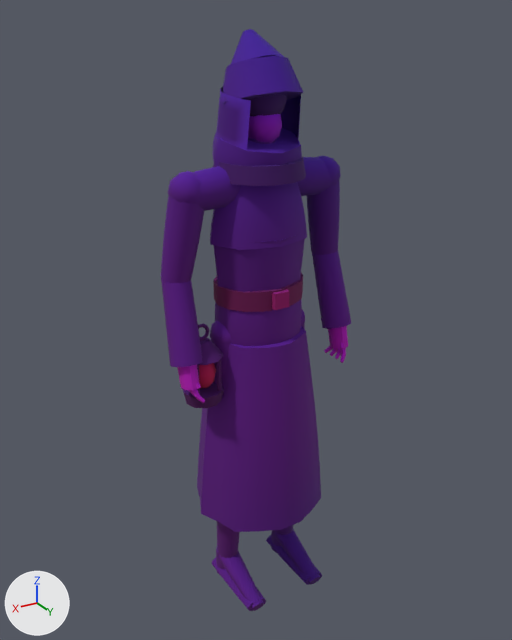
The glTF model assets/kit/skel_wretch.glb: old version first, new version second.
Rendered twice from a 50 mm lens placed at (1.052, 1.737, 1.842), pointed at (-0.005, -0.024, 0.961). Every picture has the same lights, and +X, +Y and +Z are marked at lower left. The older version comes first. Vertices at exactly the same position are counted once.

Objects in the first picture: 'wretch'.
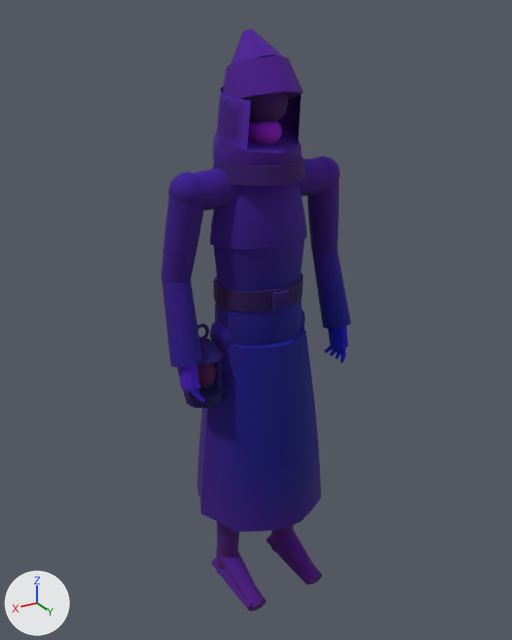
The change, as a list of edits to the scene's bpy script:
```text
Change me_wretch:
    where me_wretch.from_pydata(...)  # 2715 vertices, 5128 faces; spans x -0.32..0.32, y -0.2..0.2, z 0.01..1.81
    used by ob_wretch; location = (0.0, 0.0, 0.0)
    me_wretch part 1: the loose piece of 42 vertices spanning x -0.05..0.05, y -0.05..0.08, z 1.51..1.62 is scaled about its middle by (0.974, 0.956, 0.731), then moved by (0.0, 0.0, -0.02)
    me_wretch part 2: the loose piece of 42 vertices spanning x -0.07..0.07, y -0.07..0.09, z 1.57..1.7 is moved by (0.0, 0.0, -0.01)
    me_wretch part 3: 2172 faces centred in x -0.31..0.31, y -0.19..0.17, z 0.03..1.81 are repainted in the vertex colours; the middle colour goes from purple #9900dd to purple #8000dd
    me_wretch part 4: 2956 faces centred in x -0.32..0.32, y -0.2..0.2, z 0.01..1.74 are repainted in the vertex colours; the middle colour goes from pink #b000bf to purple #6100bf
```

Where the change shows, as pixel boxes [x1, y1, x2, y2] in the pictures (512 x 640 px; the box of a moved part takes in the faces that stretch with it):
'wretch', reshaped, recoloured: [161, 29, 351, 611] in both
part 1 of me_wretch, moved or reshaped: before [248, 114, 282, 143]; after [248, 122, 282, 145]
part 2 of me_wretch, moved or reshaped: before [246, 95, 287, 116]; after [246, 94, 288, 124]
part 3 of me_wretch, recoloured: [161, 29, 351, 569] in both
part 4 of me_wretch, recoloured: [161, 96, 348, 569] in both
